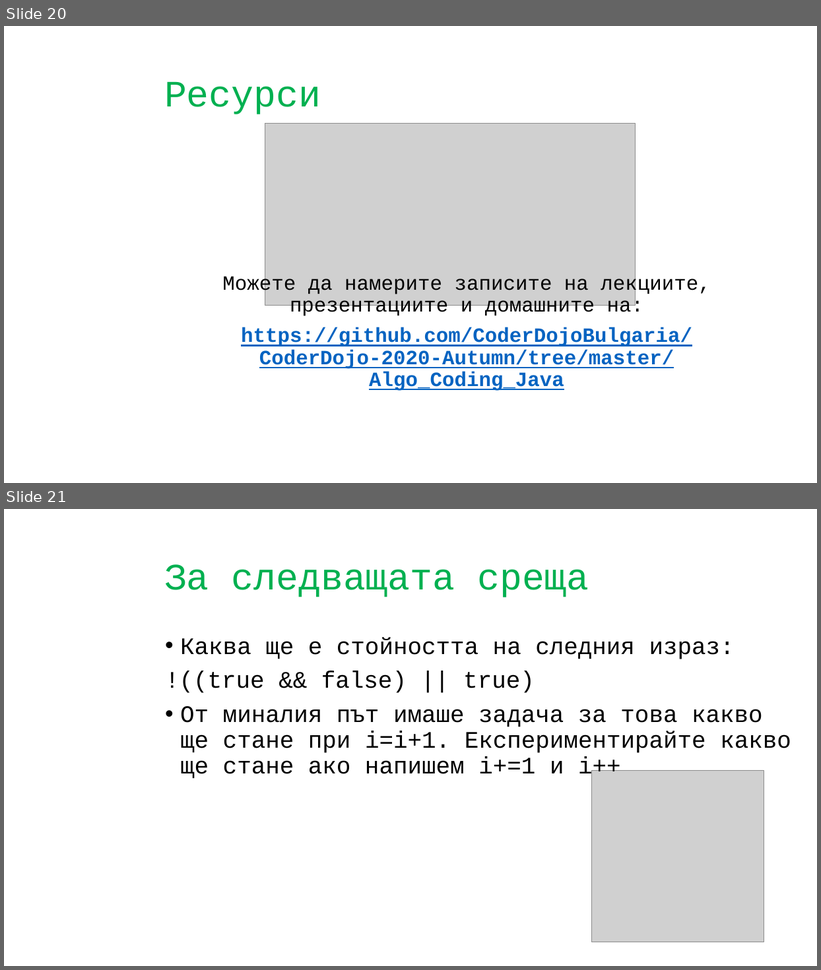
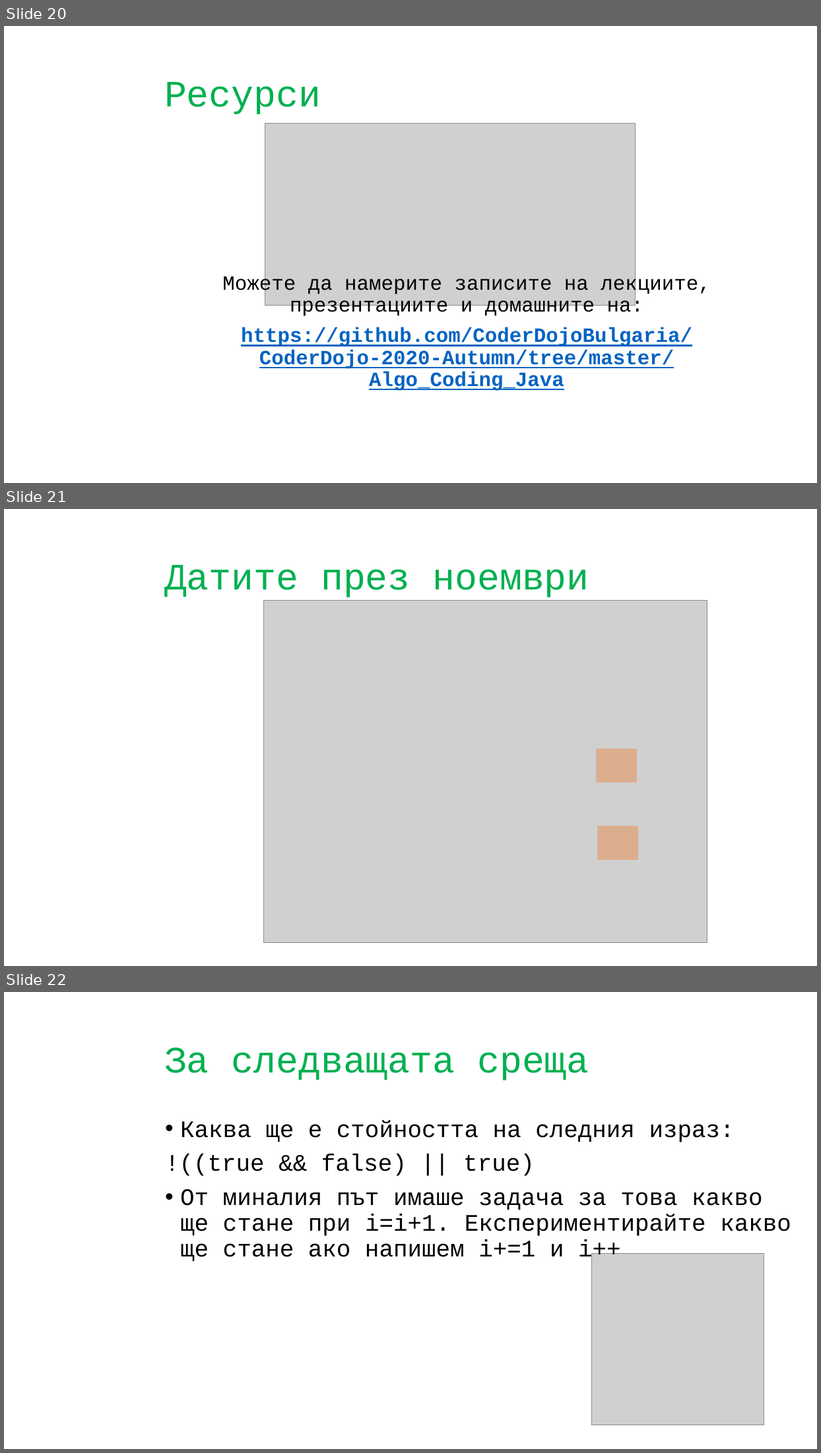
Before and after one commit to CoderDojoBulgaria/CoderDojo-2020-Autumn, a slide deck: Algo_Coding_Java/Presentations/Statements_and_Conditions.pptx. Shown one above the other, each under a label of ours: slides 20 and 21 before the commit, slides 20, 21 and 22 after it. The pictures are 821x970 and 821x1453 pixels, drawn with LibreOffice and Linux fonts; fonts in the diff are those of the drawing; grey boxes stand for pictures; background and template pictures are left out. Boxes give left, top, right and bottom in pixels: in the first picture for what was removed or moved away, otherwise in the second. Text is boxed around its words. In the diff, an @@ line names an element or a change of style, - is before the commit and + after.

Commit message:
New dates

```diff
--- a/Algo_Coding_Java/Presentations/Statements_and_Conditions.pptx
+++ b/Algo_Coding_Java/Presentations/Statements_and_Conditions.pptx
@@ slide 21 added at box(4, 509, 817, 966), background picture (left out) @@
@@ title added at box(164, 564, 589, 597), 44 pt, text #00B050 @@
+Датите през ноември
@@ picture added at box(264, 601, 708, 943) @@
@@ rectangle added at box(596, 749, 637, 783), fill #ED7D31 at 42% opacity @@
@@ rectangle added at box(597, 826, 638, 860), fill #ED7D31 at 42% opacity @@
@@ what was slide 21 is now slide 22 @@
```
